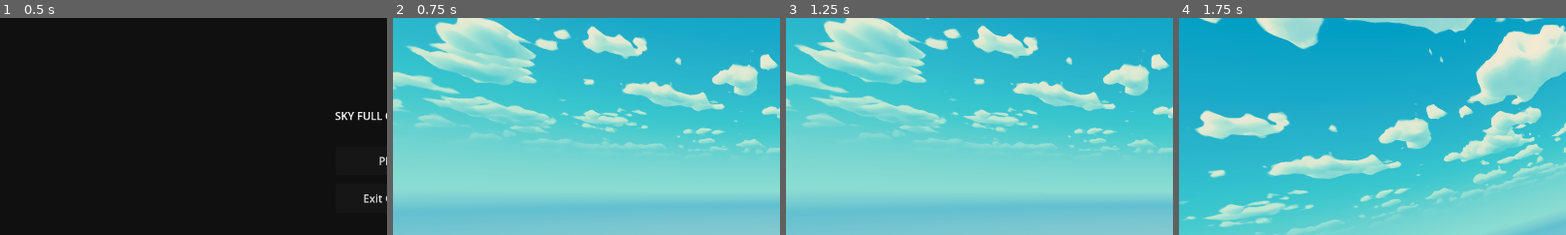
Above: before the commit, frames 1-4 (left to right).
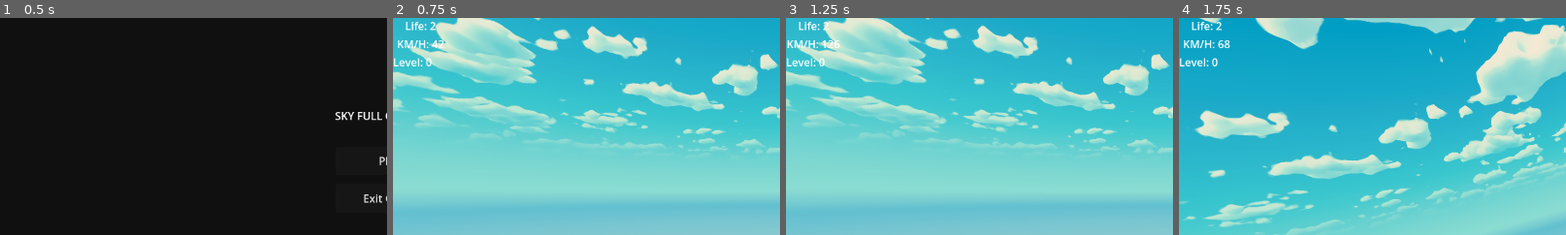
Above: after the commit, the same moments.

Repository: SimDubz/godot_gamejam_01
Game: Godot game, scene res://scenes/main_menu.tscn
The game is run twice, just before and just after one commit, with the same random seed, the same clock (stepped at 60 frames per second) and the same inputs.
Inputs (mouse positions are % of the whole screen's width and height, from its top left):
- Up to frame 1 (0.5 s): no input
- Up to frame 2 (0.75 s): click "Play" at 0.5 s
- Up to frame 3 (1.25 s): no input
- Up to frame 4 (1.75 s): tap Enter (ui_accept) at 1.25, 1.52 s; move the mouse to (55, 50) at 1.27 s; hold E (rotate_right) from 1.28 s (still down)
The pictures show only the part of the screen within x 0-50%, y 0-50%; the shares and areas given below are measured in that part.

Frame 1 is identical in both runs. In frame 2, 0.6% of the frame differs, in the area x 0-14%, y 1-23%; in frame 3, 0.6%; in frame 4, 0.7%.

Commit message:
Added user interface

Diff:
--- a/scenes/user_interface.tscn
+++ b/scenes/user_interface.tscn
@@ -1,6 +1,28 @@
 [gd_scene load_steps=2 format=3 uid="uid://bhlou6kbjvy5l"]
 
 [sub_resource type="GDScript" id="GDScript_tnp55"]
+script/source = "extends Control
+
+func _ready() -> void:
+	\"\"\"\"\"\"
+
+	var player = get_tree().get_first_node_in_group(\"plane\")
+	$VBoxContainer/Life.text = \"Life: \" + str(player.lives)
+	$VBoxContainer/Kmh.text = \"KM/H: \" + str(round(player.kmh_speed))
+	$VBoxContainer/Level.text = \"Level: \" + str(GameData.get_successful_landings())
+	player.connect(\"lives_updated\", _on_player_lives_updated)
+	player.connect(\"kmh_updated\", _on_player_speed_updated)
+
+func _on_player_lives_updated(new_lives_count):
+	\"\"\"\"\"\"
+
+	$VBoxContainer/Life.text = \"Life: \" + str(new_lives_count)
+
+func _on_player_speed_updated(speed_updated):
+	\"\"\"\"\"\"
+
+	$VBoxContainer/Kmh.text = \"KM/H: \" + str(speed_updated)
+"
 
 [node name="UserInterface" type="Control"]
 layout_mode = 3
@@ -11,7 +33,23 @@
 grow_vertical = 2
 script = SubResource("GDScript_tnp55")
 
-[node name="SpeedDisplay" type="TextEdit" parent="."]
+[node name="VBoxContainer" type="VBoxContainer" parent="."]
 layout_mode = 0
-offset_right = 188.0
-offset_bottom = 52.0
+offset_right = 83.0
+offset_bottom = 128.0
+
+[node name="Life" type="Label" parent="VBoxContainer"]
+unique_name_in_owner = true
+layout_mode = 2
+horizontal_alignment = 1
+vertical_alignment = 1
+
+[node name="Kmh" type="Label" parent="VBoxContainer"]
+unique_name_in_owner = true
+layout_mode = 2
+horizontal_alignment = 1
+vertical_alignment = 1
+
+[node name="Level" type="Label" parent="VBoxContainer"]
+unique_name_in_owner = true
+layout_mode = 2
--- a/scripts/Player.gd
+++ b/scripts/Player.gd
@@ -17,7 +17,7 @@
 var target_yaw = 0.0
 var roll_speed = 1.0
 var current_speed = 0.0
-var kmh_speed = 0.0
+var kmh_speed = 0
 var gravity = 6.5
 var max_pitch_down = deg_to_rad(-45)
 var max_pitch_up = deg_to_rad(30)
@@ -30,9 +30,11 @@
 var boosted_speed = 100 # Adjust as needed for the desired boost effect
 var speed_boost_duration = 2.0 # Duration of the speed boost in seconds
 var speed_boost_timer = 0.0 # Timer to track the speed boost duration
-var lives = 2
+@export var lives = 2
 
 signal plane_position_updated(new_position)
+signal lives_updated(new_lives_count)
+signal kmh_updated(speed_updated)
 
 func _ready() -> void:
 	""""""
@@ -53,7 +55,7 @@
 
 func _hit_by_projectile():
 	lives -= 1
-	print(lives)
+	emit_signal("lives_updated", lives)
 	if lives <= 0:
 		get_tree().quit()
 
@@ -135,6 +137,7 @@
 
 	current_speed = velocity.length()
 	kmh_speed = units_per_second_to_kmh(current_speed)
+	emit_signal("kmh_updated", kmh_speed)
 
 func simulate_lift_and_drag(delta: float) -> void:
 	""""""
@@ -170,7 +173,7 @@
 func units_per_second_to_kmh(units_per_second: float) -> float:
 	""""""
 
-	return units_per_second * 3.6
+	return int(units_per_second * 3.6)
 
 
 func simulate_drag(velocity: Vector3, delta: float) -> Vector3:
--- a/scripts/game_world.gd
+++ b/scripts/game_world.gd
@@ -4,6 +4,7 @@
 var player_scene = preload("res://scenes/player.tscn")
 var landing_zone_scene = preload("res://scenes/landing_zone.tscn")
 var continue_menu_scene  = preload("res://scenes/progression_menu.tscn")
+var user_interface_scene  = preload("res://scenes/user_interface.tscn")
 var cube_size = 400
 var box_center = Vector3.ZERO
 var box_extents = Vector3(cube_size, cube_size, cube_size)
@@ -44,6 +45,7 @@
 	spawn_player()
 	spawn_castle()
 	spawn_landing_zone()
+	spaw_user_interface()
 
 func connect_landing_signal():
 	""""""
@@ -83,6 +85,12 @@
 		)
 
 		castle.global_transform.origin = spawn_position
+
+func spaw_user_interface():
+	""""""
+
+	var interface_instance = user_interface_scene.instantiate()
+	add_child(interface_instance)
 
 func spawn_player():
 	""""""
